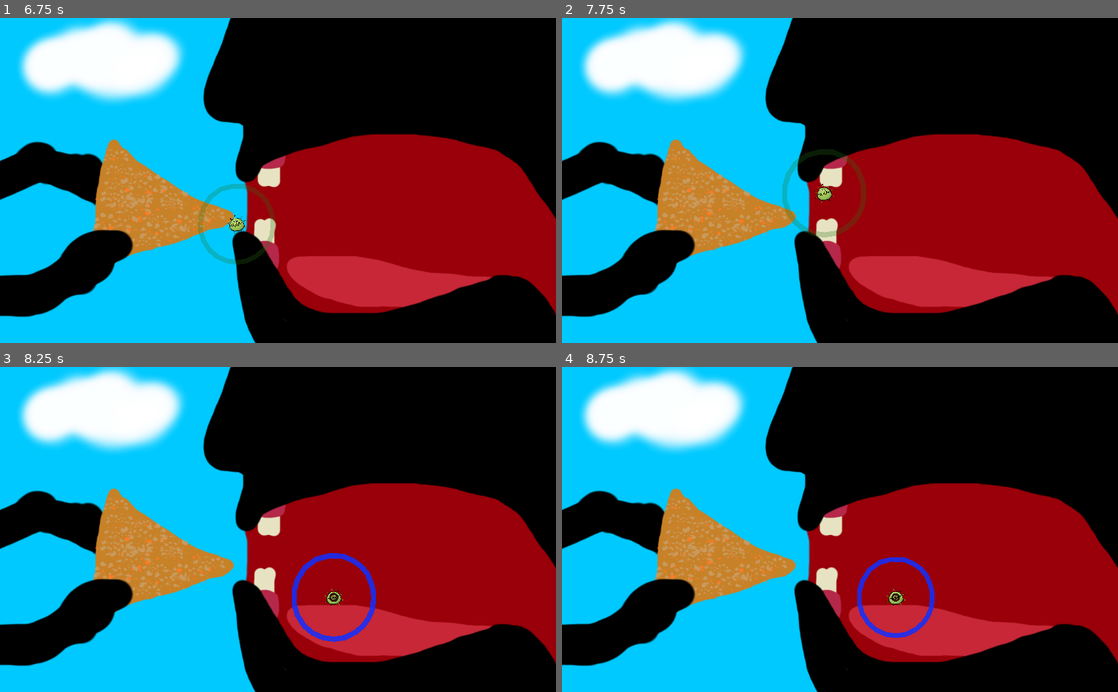
Above: before the commit, frames 1-4 (two rows, left to right).
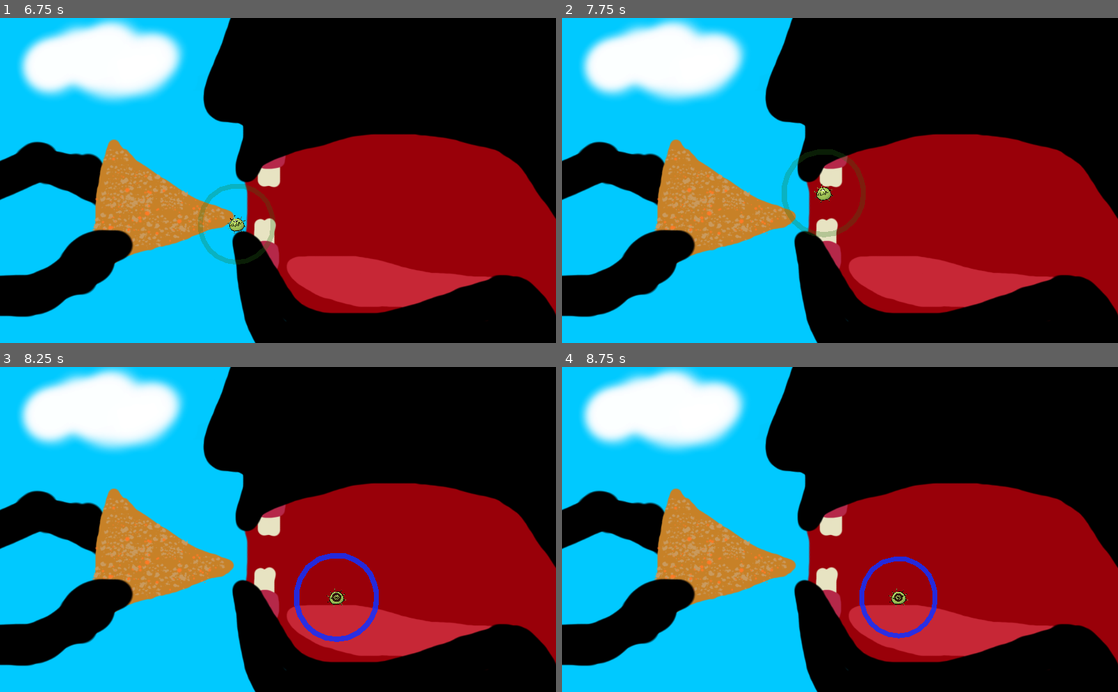
Above: after the commit, the same moments.

Repository: Maxeonyx/game-jam-home-is-where-the-heart-is
Game: Godot game, scene res://HomeScreen.tscn
Same seed, same stepped clock (60 frames per second), same inputs: the game is played once before the commit and once after it. Sound files missing from this copy of the repository are replaced by a short silence.
Inputs:
- Up to frame 1 (6.75 s): tap Enter (start_game) at 0.5, 4.35 s; hold Right (move_right) 0.53-2.03 s; tap E (attach) at 0.6, 2.85, 5.1 s; tap Space (jump) at 0.77, 1.52, 3.02, 3.77, 4.52, 6.02 s; tap Shift (grab) at 1.35, 5.85 s; hold Left (move_left) 2.03-2.78 s; hold Enter (start_game) 2.03-2.78 s; hold Right (move_right) 2.78-4.28 s; hold Shift (grab) 3.53-4.28 s; hold Left (move_left) 4.28-5.03 s; hold Right (move_right) 5.03-5.78 s; hold Left (move_left) from 5.78 s (still down); hold Enter (start_game) from 6.53 s (still down)
- Up to frame 2 (7.75 s): tap Space (jump) at 6.77, 7.52 s; release Left (move_left) at 7.28 s; release Enter (start_game) at 7.28 s; hold Right (move_right) from 7.28 s (still down); tap E (attach) at 7.35 s
- Up to frame 3 (8.25 s): keep holding Right (move_right); hold Shift (grab) from 8.03 s (still down)
- Up to frame 4 (8.75 s): keep holding Right (move_right); keep holding Shift (grab)

Frame 1 is identical in both runs. In frame 2, 0.1% of the frame differs, in the area x 39-55%, y 40-68%; in frame 3, 0.6%, in the area x 52-69%, y 57-85%; in frame 4, 0.6%.

Commit message:
add white blood cell to stomach

Diff:
--- a/levels/Stomach.tscn
+++ b/levels/Stomach.tscn
@@ -1,10 +1,18 @@
-[gd_scene load_steps=4 format=2]
+[gd_scene load_steps=7 format=2]
 
 [ext_resource path="res://assets/Stomach.png" type="Texture" id=1]
 [ext_resource path="res://util/spawn.tscn" type="PackedScene" id=2]
 [ext_resource path="res://util/camera_location.tscn" type="PackedScene" id=3]
+[ext_resource path="res://EnemyController.tscn" type="PackedScene" id=4]
+[ext_resource path="res://WhiteCell.tscn" type="PackedScene" id=5]
 
-[node name="Stomach" type="Node2D"]
+[sub_resource type="NavigationPolygon" id=1]
+
+vertices = PoolVector2Array( 107.307, 79.8832, 105.546, -1.9807, 216.077, -1.29979, 218.46, 61.4604, 142.517, 199.598, 225.61, 117.865, 257.387, 193.336, 175.967, 335.158, 315.381, 260.863, 179.488, 404.698, 975.554, 406.244, 1024.01, 426.105, 1027.99, 543.681, 962.049, 545.27, 734.047, 546.064, 929.477, 367.317, 906.439, 344.278, 641.098, 194.925, 769.796, 206.047, 832.556, 237.824, 850.034, 257.685, 634.743, 535.736, 548.944, 205.253, 405.152, 277.546, 467.118, 244.974, 515.578, 538.914, 288.37, 530.175, 359.075, 275.957, 216.123, 502.007, 196.711, 460.595 )
+polygons = [ PoolIntArray( 0, 1, 2, 3, 4 ), PoolIntArray( 4, 3, 5 ), PoolIntArray( 4, 5, 6, 7 ), PoolIntArray( 7, 6, 8, 9 ), PoolIntArray( 10, 11, 12, 13, 14 ), PoolIntArray( 15, 10, 14 ), PoolIntArray( 16, 15, 14 ), PoolIntArray( 17, 18, 19, 20, 16, 14, 21, 22 ), PoolIntArray( 23, 24, 22, 21, 25, 26 ), PoolIntArray( 27, 23, 26, 28, 29, 9 ), PoolIntArray( 8, 27, 9 ) ]
+outlines = [ PoolVector2Array( 105.546, -1.9807, 107.307, 79.8832, 142.517, 199.598, 175.967, 335.158, 179.488, 404.698, 196.711, 460.595, 216.123, 502.007, 288.37, 530.175, 515.578, 538.914, 634.743, 535.736, 734.047, 546.064, 962.049, 545.27, 1027.99, 543.681, 1024.01, 426.105, 975.554, 406.244, 929.477, 367.317, 906.439, 344.278, 850.034, 257.685, 832.556, 237.824, 769.796, 206.047, 641.098, 194.925, 548.944, 205.253, 467.118, 244.974, 405.152, 277.546, 359.075, 275.957, 315.381, 260.863, 257.387, 193.336, 225.61, 117.865, 218.46, 61.4604, 216.077, -1.29979 ) ]
+
+[node name="Stomach" type="Node2D" index="0"]
 
 [node name="Stomach" type="Sprite" parent="." index="0"]
 
@@ -19,7 +27,18 @@
 
 position = Vector2( 523.395, 305.81 )
 
-[node name="StaticBody2D" type="StaticBody2D" parent="." index="3"]
+[node name="EnemyController" parent="." index="3" instance=ExtResource( 4 )]
+
+[node name="WhiteCell" parent="EnemyController" index="1" instance=ExtResource( 5 )]
+
+position = Vector2( 633.467, 293.383 )
+
+[node name="NavigationPolygonInstance" type="NavigationPolygonInstance" parent="EnemyController" index="2"]
+
+navpoly = SubResource( 1 )
+enabled = true
+
+[node name="StaticBody2D" type="StaticBody2D" parent="." index="4"]
 
 input_pickable = false
 collision_layer = 1
@@ -40,7 +59,7 @@
 build_mode = 0
 polygon = PoolVector2Array( 98.6217, -6.32137, 222.658, -5.60439, 221.941, 3.35775, 221.941, 32.3951, 229.469, 99.432,  …(288 unchanged characters)…
 
-[node name="acids" type="StaticBody2D" parent="." index="4" groups=[
+[node name="acids" type="StaticBody2D" parent="." index="5" groups=[
 "enemy",
 ]]
 
@@ -57,7 +76,7 @@
 build_mode = 0
 polygon = PoolVector2Array( 271.671, 538.503, 411.073, 540.612, 506.467, 544.037, 578.935, 540.348, 668.005, 552.997, 720.985, 556.515, 747.471, 550.819, 820.155, 550.531, 913.394, 550.709, 962.315, 552.369, 979.439, 561.644, 973.969, 590.659, 263.809, 581.222 )
 
-[node name="finish" type="StaticBody2D" parent="." index="5"]
+[node name="finish" type="StaticBody2D" parent="." index="6"]
 
 input_pickable = false
 collision_layer = 1
